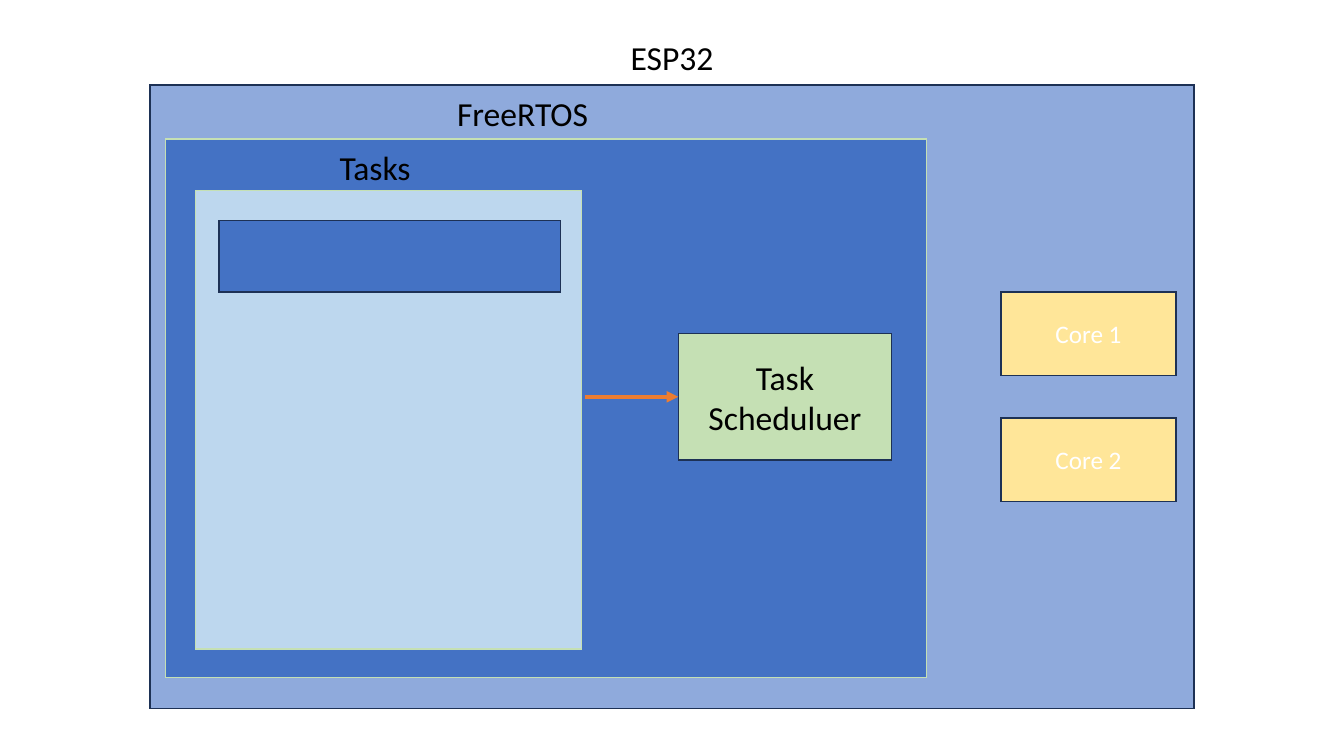
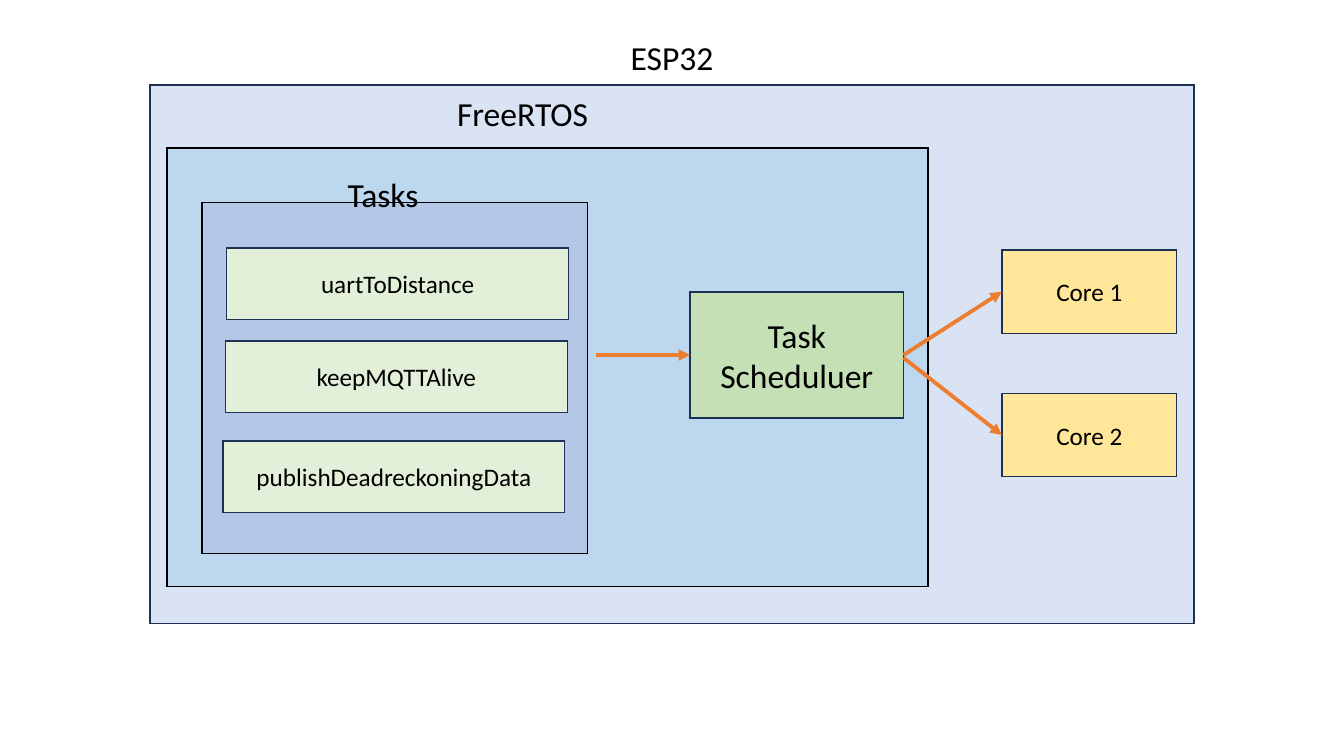
Before and after one commit to clemenkok/BalanceBug, a slide deck: slide 2 of report/report diagrams.pptx. Drawn at 1344x756 pixels with LibreOffice and Linux fonts; fonts in the diff are those of the drawing. Boxes give left, top, right and bottom in pixels: in the first picture for what was removed or moved away, otherwise in the second. Text is boxed around its words. In the diff, an @@ line names an element or a change of style, - is before the commit and + after.

```diff
--- a/report/report diagrams.pptx
+++ b/report/report diagrams.pptx
@@ rectangle: place and size @@
-rectangle at <box>150,85,1195,709</box>
+rectangle at <box>150,85,1195,623</box>
@@ rectangle at <box>150,85,1195,623</box>: fill #8FAADC to #DAE3F3 @@
@@ rectangle: place and size @@
-rectangle at <box>165,139,927,678</box>
+rectangle at <box>167,148,929,587</box>
@@ rectangle at <box>167,148,929,587</box>: fill #4472C4 to #BDD7EE; outline #C5E0B4 1 pt to #000000 1 pt @@
@@ text "Tasks": place and size @@
-text "Tasks" at <box>340,156,411,181</box>
+text "Tasks" at <box>348,183,419,208</box>
@@ rectangle: place and size @@
-rectangle at <box>196,191,582,649</box>
+rectangle at <box>202,203,588,555</box>
@@ rectangle at <box>202,203,588,555</box>: fill #BDD7EE to #B4C7E7; outline #C5E0B4 1 pt to #000000 1 pt @@
@@ rectangle "uartToDistance": place and size @@
-rectangle "uartToDistance" at <box>219,221,561,292</box>
+rectangle "uartToDistance" at <box>227,248,569,320</box>
@@ rectangle "uartToDistance" at <box>227,248,569,320</box>: fill #4472C4 to #E2F0D9 @@
@@ rectangle "Core 1": place and size @@
-rectangle "Core 1" at <box>1001,292,1176,376</box>
+rectangle "Core 1" at <box>1002,250,1177,334</box>
@@ text in rectangle at <box>321,275,474,293</box>: text added @@
+uartToDistance
@@ rectangle "Task Scheduluer": place and size @@
-rectangle "Task Scheduluer" at <box>679,334,892,460</box>
+rectangle "Task Scheduluer" at <box>691,292,904,418</box>
@@ arrow added from (903, 355) to (1002, 291), #ED7D31 2.75 pt @@
@@ text in rectangle at <box>1056,284,1123,301</box>: text added @@
+Core 1
@@ rectangle added at <box>226,341,568,412</box>, fill #E2F0D9, outline #1E3256 1 pt, 18 pt, text #000000 @@
+keepMQTTAlive
@@ arrow moved from (585, 397) - (679, 397) to (597, 355) - (691, 355) @@
@@ arrow added from (903, 358) to (1002, 436), #ED7D31 2.75 pt @@
@@ rectangle "Core 2": place and size @@
-rectangle "Core 2" at <box>1001,418,1176,502</box>
+rectangle "Core 2" at <box>1002,393,1177,477</box>
@@ rectangle added at <box>223,442,565,513</box>, fill #E2F0D9, outline #1E3256 1 pt, 18 pt, text #000000 @@
+publishDeadreckoningData
@@ text in rectangle at <box>1056,428,1123,445</box>: text added @@
+Core 2
```
Also in this commit, not shown: 1 slide added, 1 other file.
